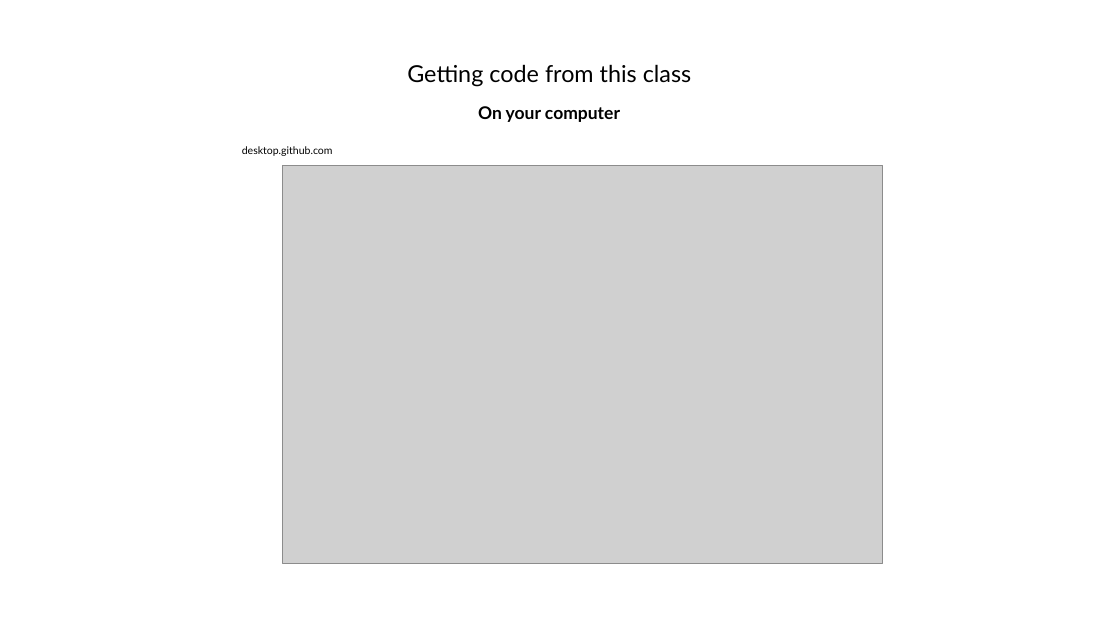
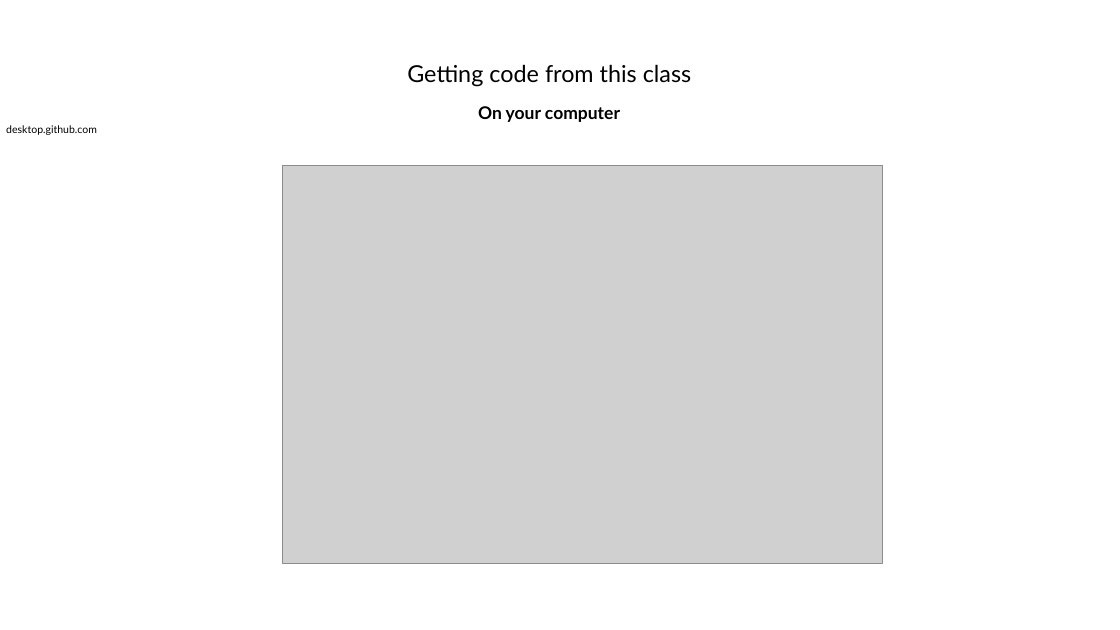
Before and after one commit to jraab/GNET749_RNAseq, a slide deck: slide 11 of lectures/2024_GNET749_Lecture1.pptx. Drawn at 1120x630 pixels with LibreOffice and Linux fonts; fonts in the diff are those of the drawing; grey boxes stand for pictures. Boxes give left, top, right and bottom in pixels: in the first picture for what was removed or moved away, otherwise in the second. Text is boxed around its words. In the diff, an @@ line names an element or a change of style, - is before the commit and + after.

```diff
--- a/lectures/2024_GNET749_Lecture1.pptx
+++ b/lectures/2024_GNET749_Lecture1.pptx
@@ text "desktop.github.com": place and size @@
-text "desktop.github.com" at (242, 146, 333, 156)
+text "desktop.github.com" at (6, 125, 97, 135)
```
Also in this commit, not shown: 7 other slides changed, 1 other file.
